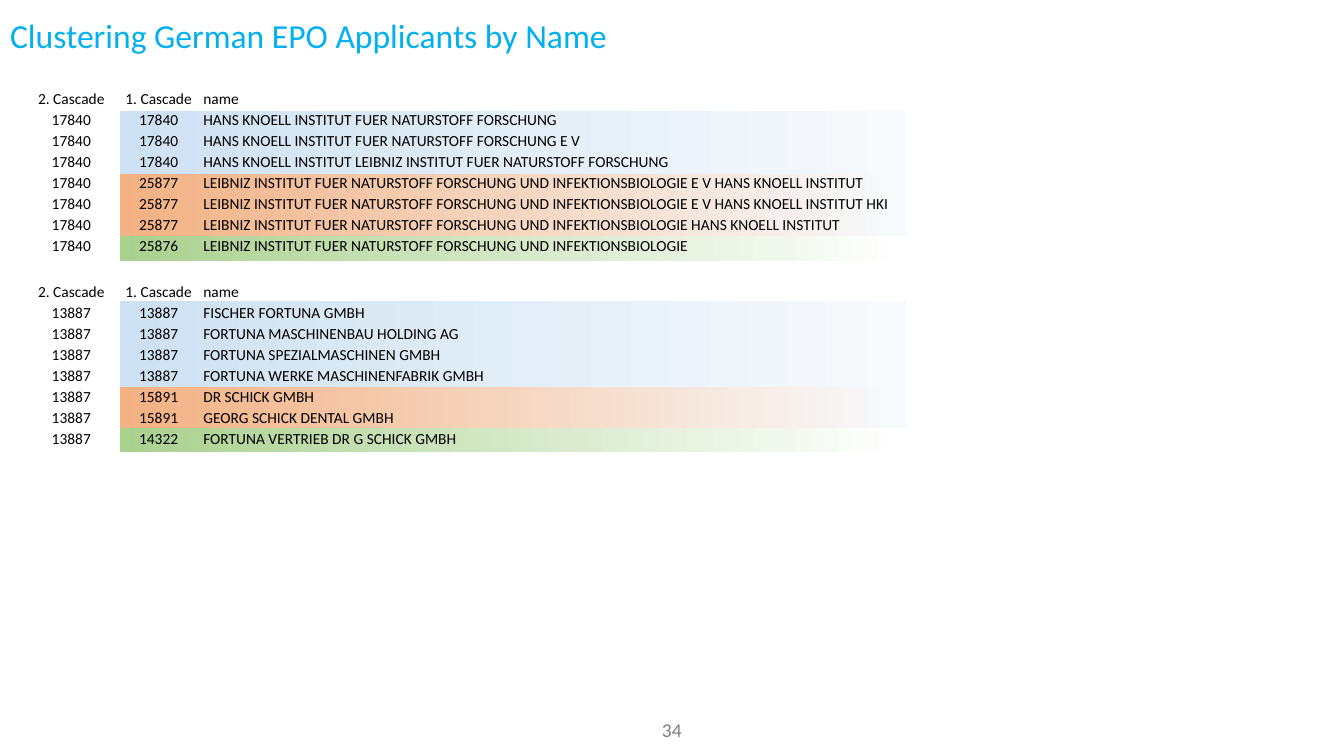
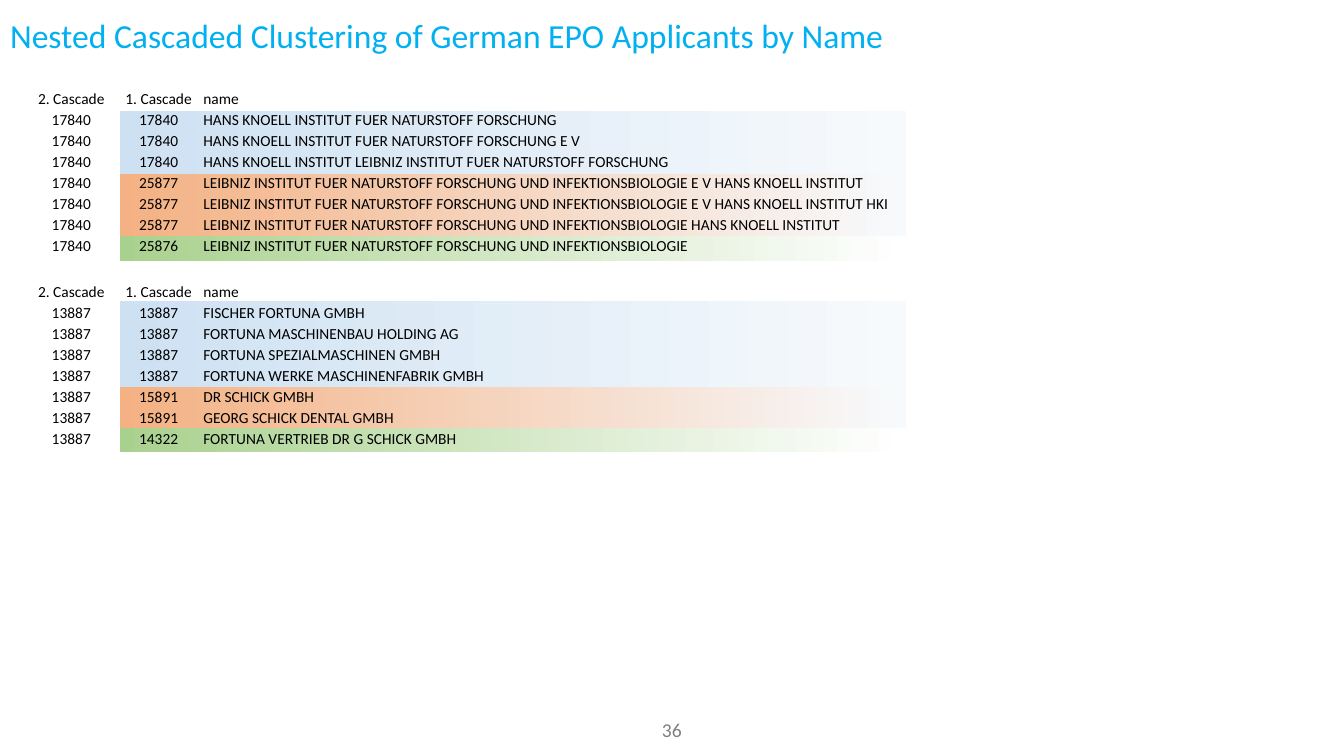
Before and after one commit to ThorstenDoherr/searchengine, a slide deck: slide 36 of doc/SearchEngine_Slides.pptx (slide 34 before the commit). Drawn at 1344x756 pixels with LibreOffice and Linux fonts; fonts in the diff are those of the drawing; background and template pictures are left out. Boxes give left, top, right and bottom in pixels: in the first picture for what was removed or moved away, otherwise in the second. Text is boxed around its words. In the diff, an @@ line names an element or a change of style, - is before the commit and + after.

```diff
--- a/doc/SearchEngine_Slides.pptx
+++ b/doc/SearchEngine_Slides.pptx
@@ title at bbox=[10, 24, 883, 54]: text changed @@
-Clustering German EPO Applicants by Name
+Nested Cascaded Clustering of German EPO Applicants by Name
@@ page number at bbox=[662, 724, 682, 737]: text changed @@
-34
+36
```
Also in this commit, not shown: 14 other slides changed, 2 slides added, 2 other files.
